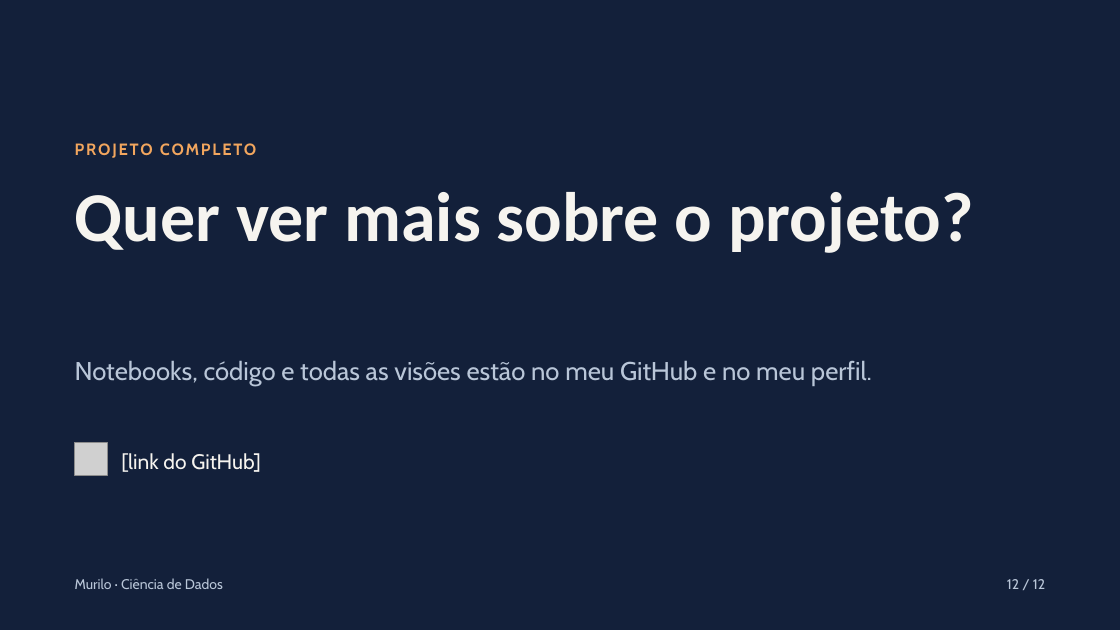
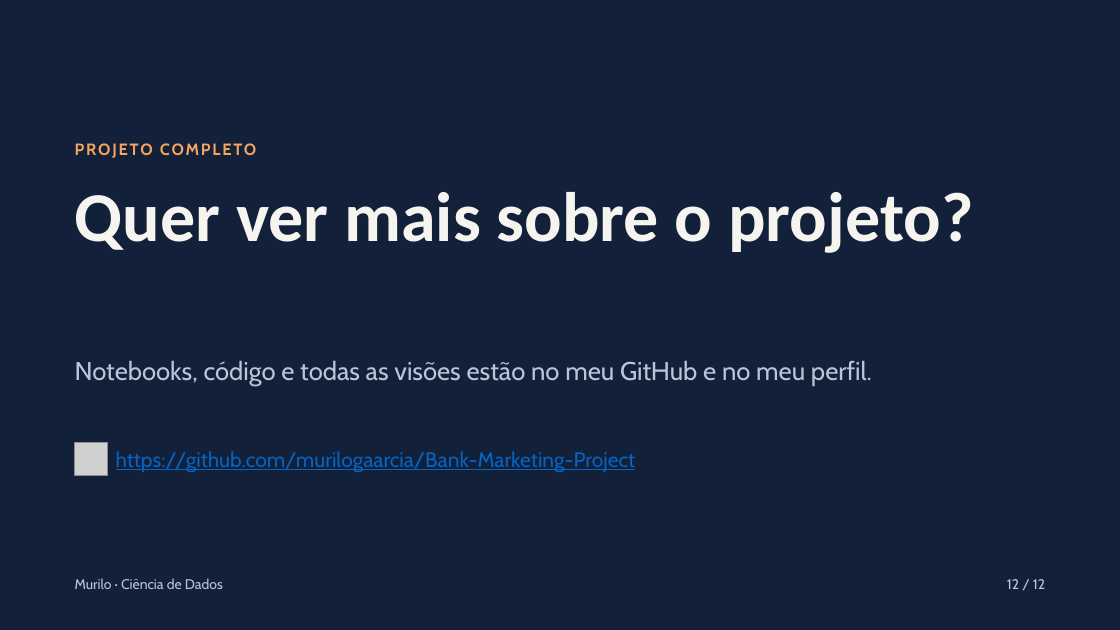
Before and after one commit to murilogaarcia/Bank-Marketing-Project, a slide deck: slide 12 of Apresentacao_Executiva/Bank Marketing — Modelo de Propensão.pptx. Drawn at 1120x630 pixels with LibreOffice and Linux fonts; fonts in the diff are those of the drawing; grey boxes stand for pictures. Boxes give left, top, right and bottom in pixels: in the first picture for what was removed or moved away, otherwise in the second. Text is boxed around its words. In the diff, an @@ line names an element or a change of style, - is before the commit and + after.

```diff
--- a/Apresentacao_Executiva/Bank Marketing — Modelo de Propensão.pptx
+++ b/Apresentacao_Executiva/Bank Marketing — Modelo de Propensão.pptx
@@ text added at (116,451,636,472), 18 pt, text #0563C1, underline @@
+https://github.com/murilogaarcia/Bank-Marketing-Project
@@ text removed at (121,453,261,472) @@
-[link do GitHub]
```
